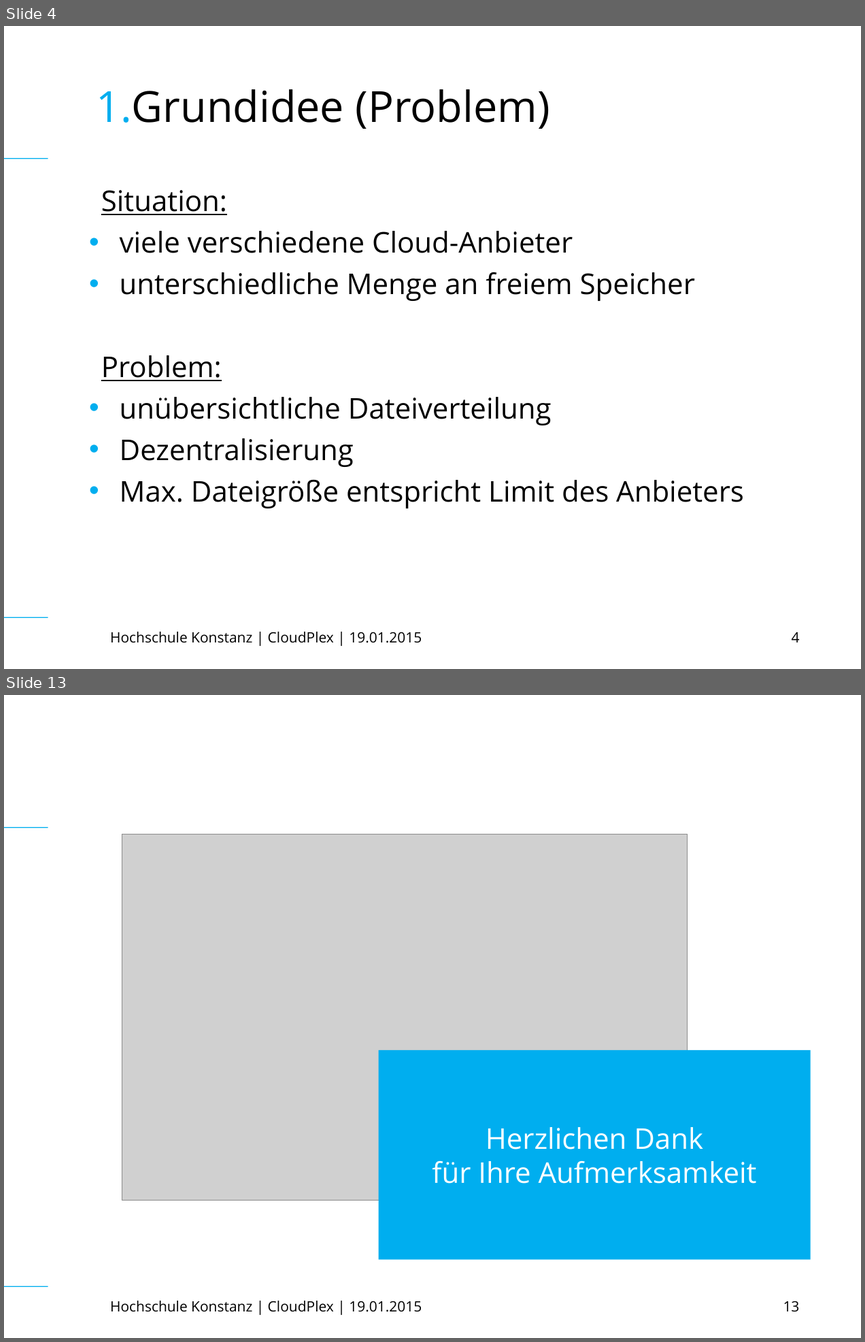
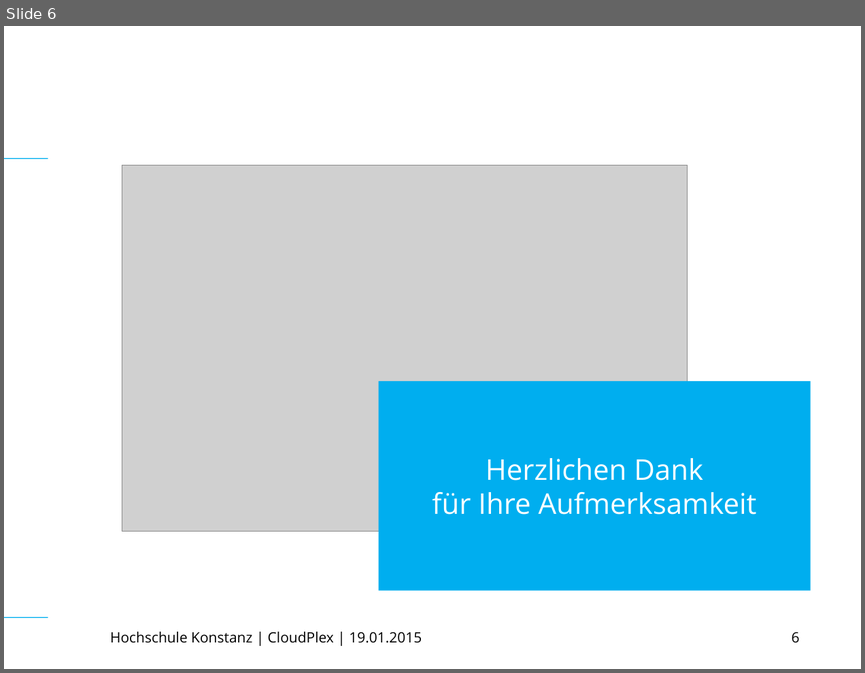
Before and after one commit to TuemmlerKon/web-tech, a slide deck: praesentation/WebTech (Final).ppt. Shown one above the other, each under a label of ours: slides 4 and 13 before the commit, slide 6 after it; the slides between them are not shown. The pictures are 865x1342 and 865x673 pixels, drawn with LibreOffice and Linux fonts; fonts in the diff are those of the drawing; grey boxes stand for pictures. Boxes give left, top, right and bottom in pixels: in the first picture for what was removed or moved away, otherwise in the second. Text is boxed around its words. In the diff, an @@ line names an element or a change of style, - is before the commit and + after.

```diff
--- a/praesentation/WebTech (Final).ppt
+++ b/praesentation/WebTech (Final).ppt
@@ slide 4 removed at <box>4,26,861,669</box>, background #FFFFFF; not listed: 2 template elements that a slide beside it also shows @@
@@ title removed at <box>96,89,550,129</box> @@
-1.Grundidee (Problem)
@@ text removed at <box>101,190,744,508</box> @@
-Situation:
-• viele verschiedene Cloud-Anbieter
-• unterschiedliche Menge an freiem Speicher
-Problem:
-• unübersichtliche Dateiverteilung
-• Dezentralisierung
-• Max. Dateigröße entspricht Limit des Anbieters
@@ text removed at <box>110,631,422,643</box> @@
-Hochschule Konstanz | CloudPlex | 19.01.2015
@@ page number removed at <box>791,632,800,642</box> @@
-4
@@ what was slide 13 is now slide 6 @@
@@ page number at <box>791,631,800,643</box>: text changed @@
-13
+6
```
Also in this commit, not shown: 4 slides changed, 1 slide added, 7 other slides removed.
